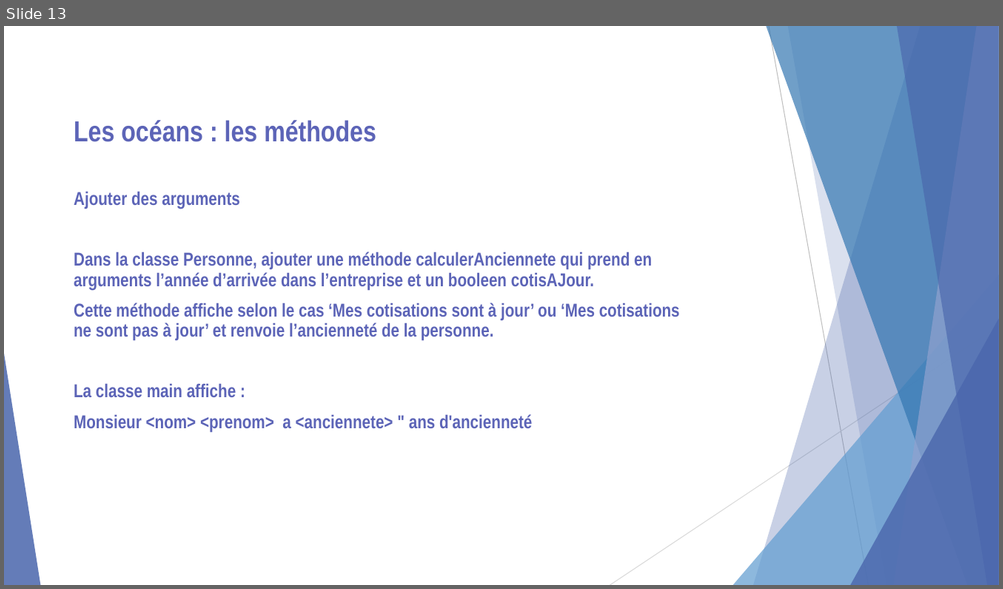
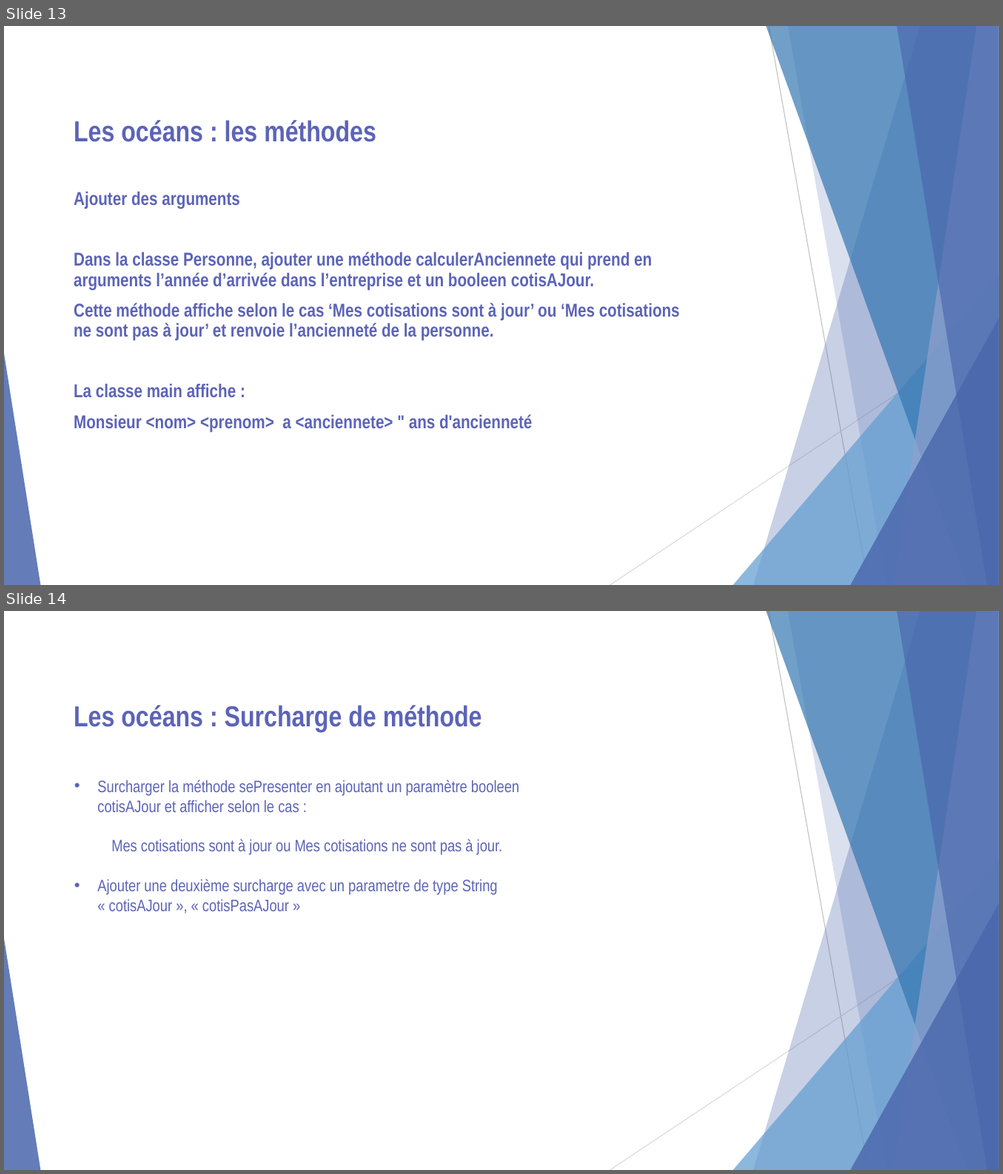
Before and after one commit to LucxxM/CoursAfpaFredBackUp, a slide deck: cours/Proget oceans_Exercices.pptx. Shown one above the other, each under a label of ours: slide 13 before the commit, slides 13 and 14 after it. The pictures are 1003x589 and 1003x1174 pixels, drawn with LibreOffice and Linux fonts; fonts in the diff are those of the drawing. Boxes give left, top, right and bottom in pixels: in the first picture for what was removed or moved away, otherwise in the second. Text is boxed around its words. In the diff, an @@ line names an element or a change of style, - is before the commit and + after.

```diff
--- a/cours/Proget oceans_Exercices.pptx
+++ b/cours/Proget oceans_Exercices.pptx
@@ slide 14 added at (4, 611, 999, 1170), background #FFFFFF; not listed: 10 template elements that a slide beside it also shows @@
@@ text added at (74, 705, 482, 732), 28 pt, text #5C64B7, bold @@
+Les océans : Surcharge de méthode
@@ text added at (97, 780, 519, 911), 16 pt, text #5C64B7 @@
+• Surcharger la méthode sePresenter en ajoutant un paramètre booleen cotisAJour et afficher selon le cas :
+Mes cotisations sont à jour ou Mes cotisations ne sont pas à jour.
+• Ajouter une deuxième surcharge avec un parametre de type String « cotisAJour », « cotisPasAJour »
```
Also in this commit, not shown: 4 slides changed, 10 other slides added, 21 other files.
